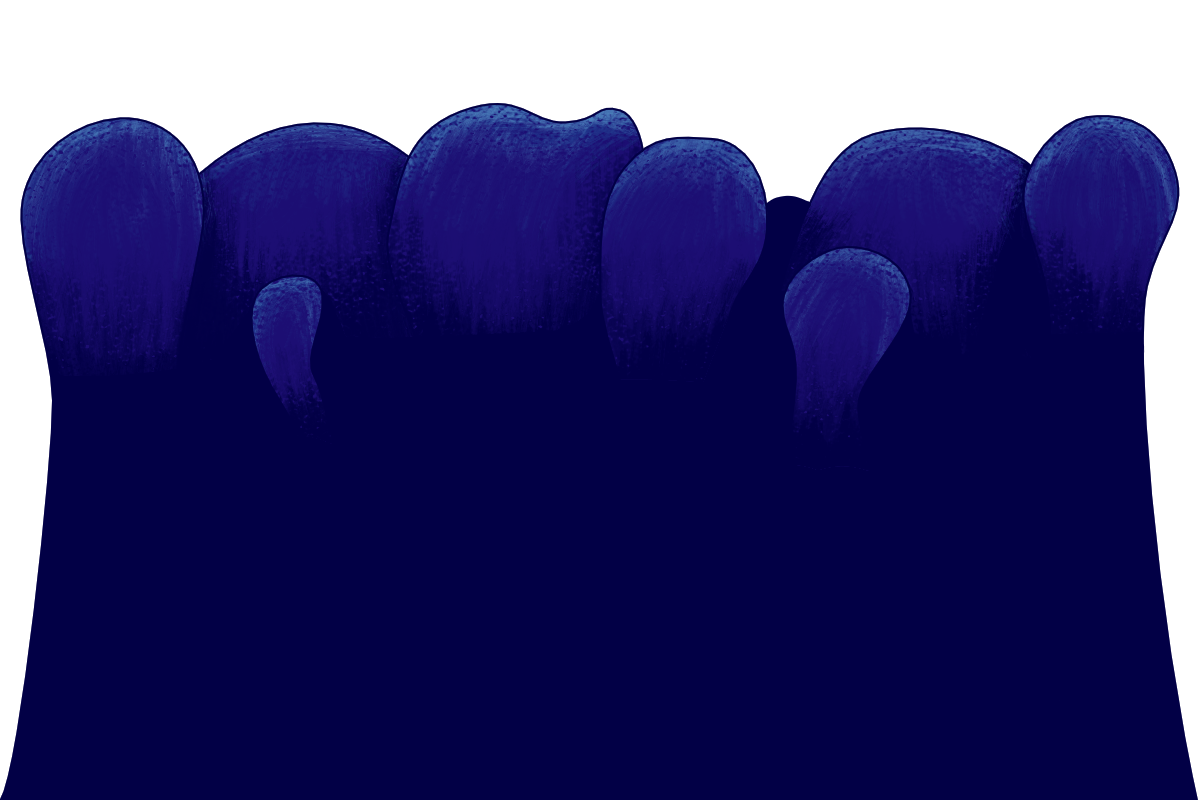
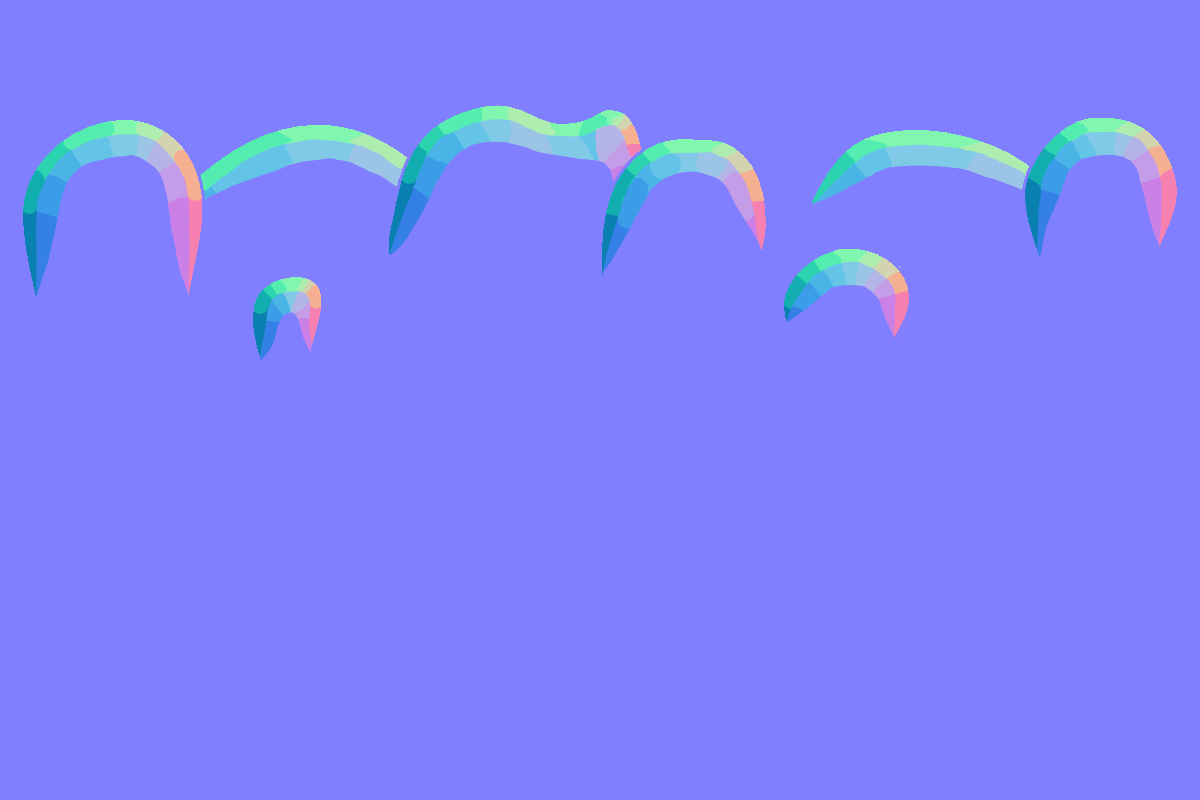
Before/after of a 1200×800 layered artwork. What changed in the layer stack:
added layer "Normals" above "Normals2" over [0, 64, 1200, 448]
added layer "Normals2" above "Normals bg" over [0, 64, 1200, 448]
added layer "Normals bg" above "Warstwa 2" over [0, 0, 1200, 800]
